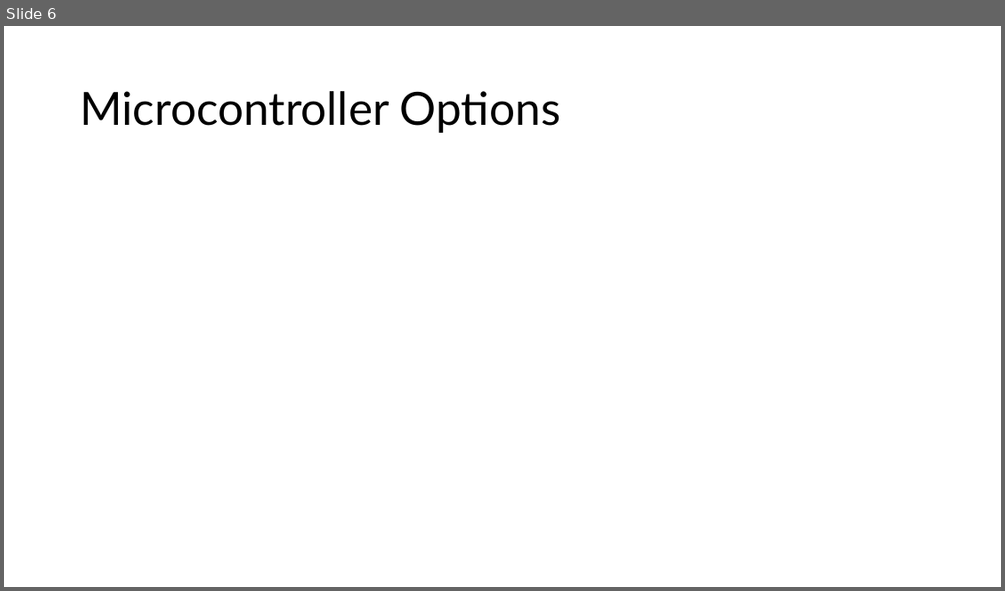
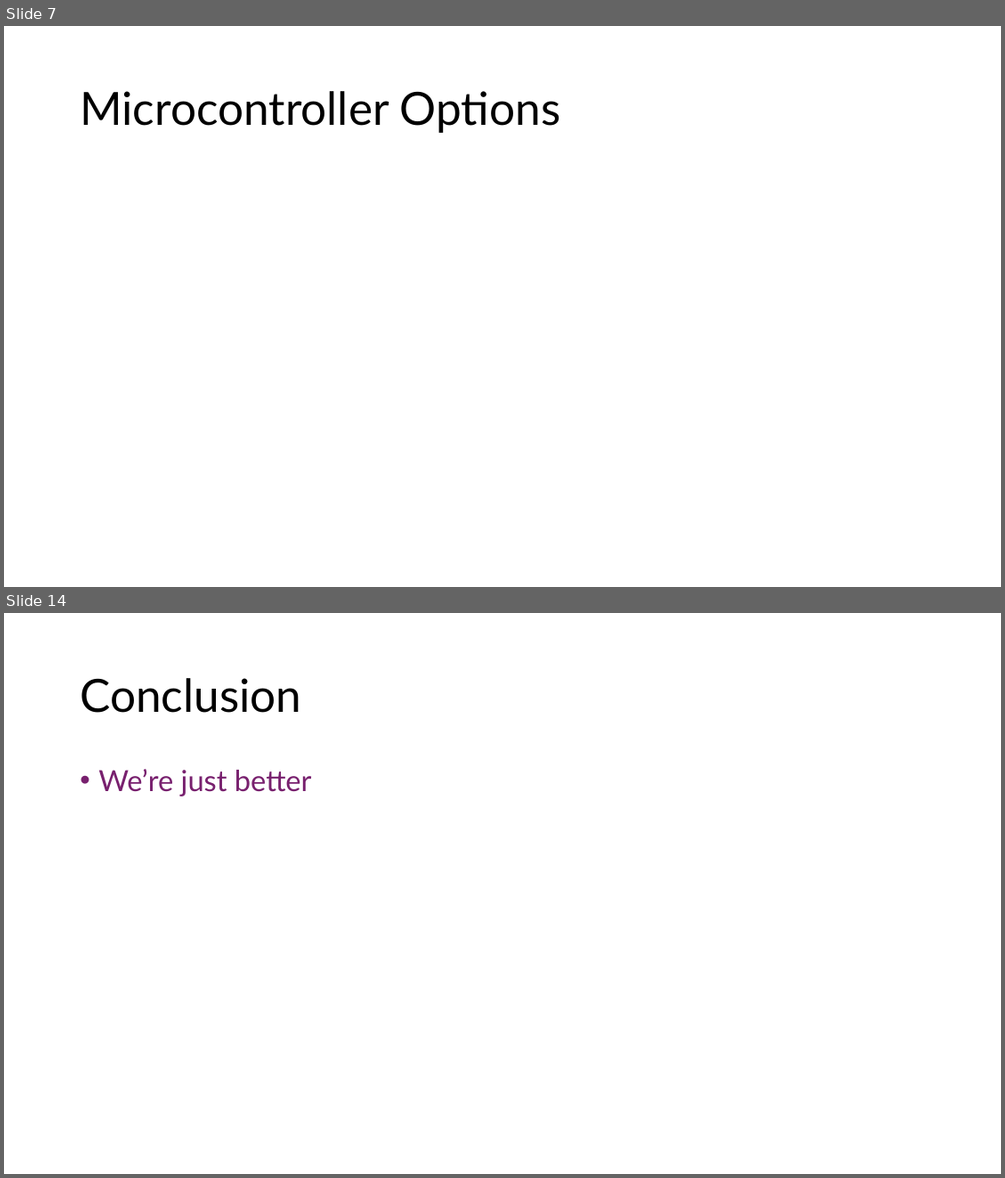
Before and after one commit to Tannyr-Singleterry/ECE590_SeniorDesign, a slide deck: Documents/CDR/CDR_Presentation.pptx. Shown one above the other, each under a label of ours: slide 6 before the commit, slides 7 and 14 after it; the slides between them are not shown. The pictures are 1005x591 and 1005x1178 pixels, drawn with LibreOffice and Linux fonts; fonts in the diff are those of the drawing. Boxes give left, top, right and bottom in pixels: in the first picture for what was removed or moved away, otherwise in the second. Text is boxed around its words. In the diff, an @@ line names an element or a change of style, - is before the commit and + after.

```diff
--- a/Documents/CDR/CDR_Presentation.pptx
+++ b/Documents/CDR/CDR_Presentation.pptx
@@ slide 14 added at (4,613,1001,1174), background #FFFFFF @@
@@ title added at (80,678,301,713), 44 pt, text #000000 @@
+Conclusion
@@ text added at (98,769,312,796), 28 pt, text #78206E @@
+• We’re just better
@@ what was slide 6 is now slide 7 @@
```
Also in this commit, not shown: 8 slides changed, 3 other slides added, 2 slides removed, 2 other files.
